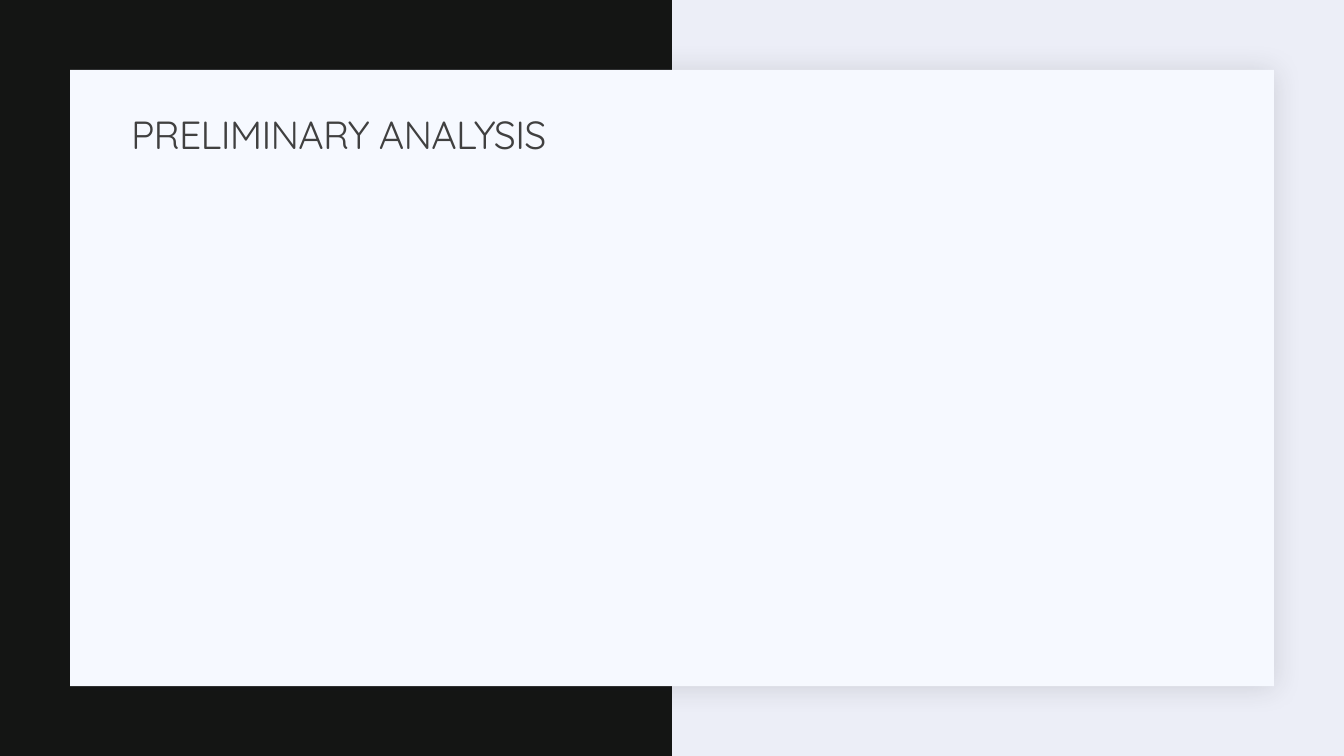
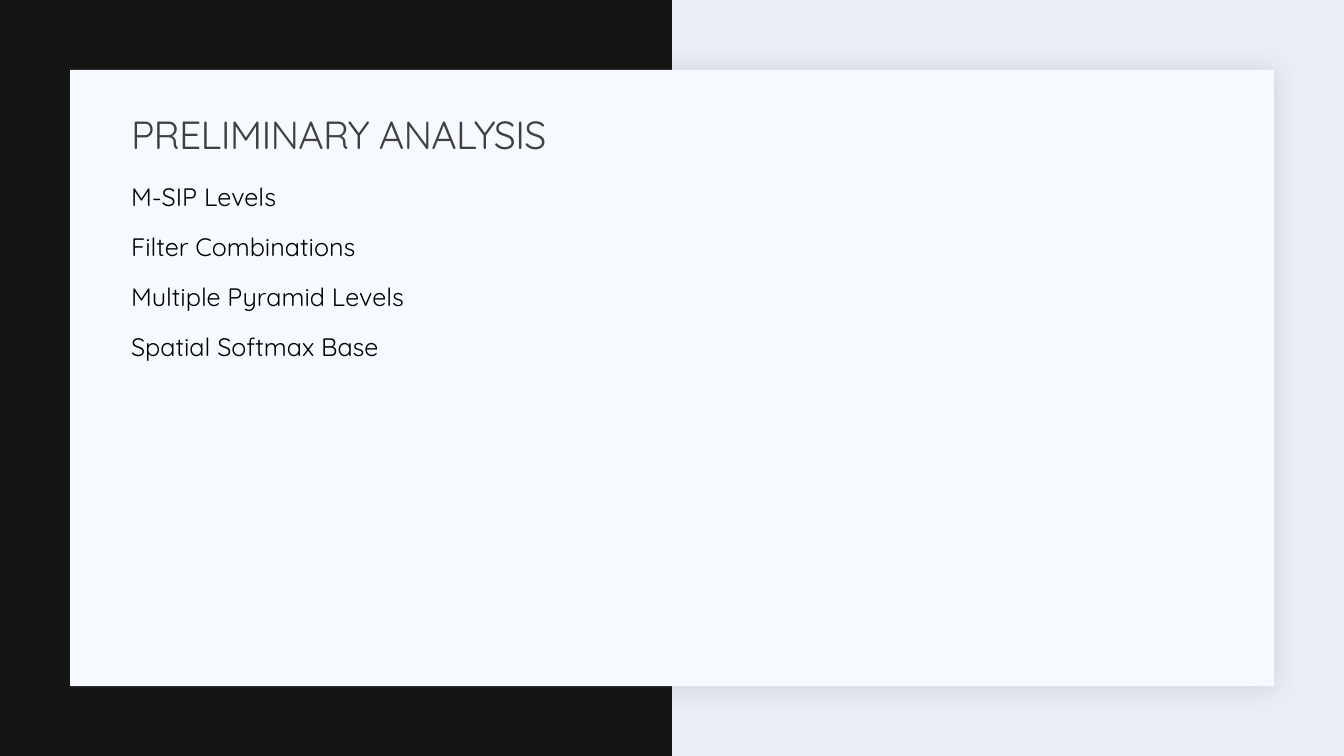
Before and after one commit to semnan-university-ai/Key.Net, a slide deck: slide 27 of slides.pptx (slide 18 before the commit). Drawn at 1344x756 pixels with LibreOffice and Linux fonts; fonts in the diff are those of the drawing. Boxes give left, top, right and bottom in pixels: in the first picture for what was removed or moved away, otherwise in the second. Text is boxed around its words. In the diff, an @@ line names an element or a change of style, - is before the commit and + after.

```diff
--- a/slides.pptx
+++ b/slides.pptx
@@ text added at <box>131,187,404,361</box>, 18 pt, text #000000 @@
+  M-SIP Levels
+  Filter Combinations
+  Multiple Pyramid Levels
+  Spatial Softmax Base
```
Also in this commit, not shown: 10 other slides changed, 21 slides added, 10 slides removed, 4 other files.
